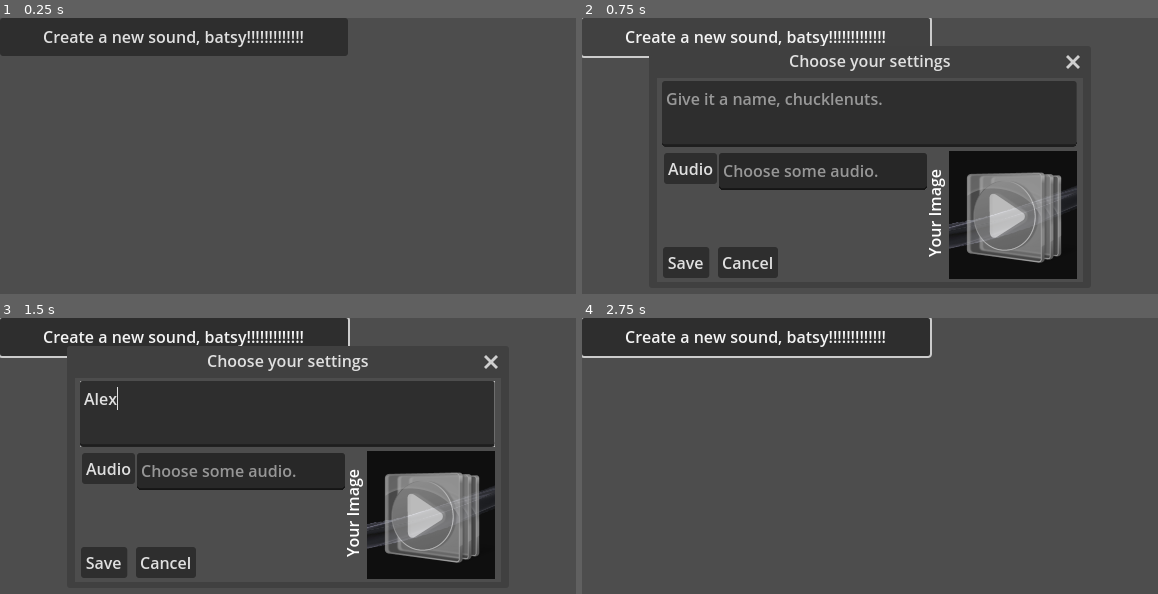
Above: before the commit, frames 1-4 (two rows, left to right).
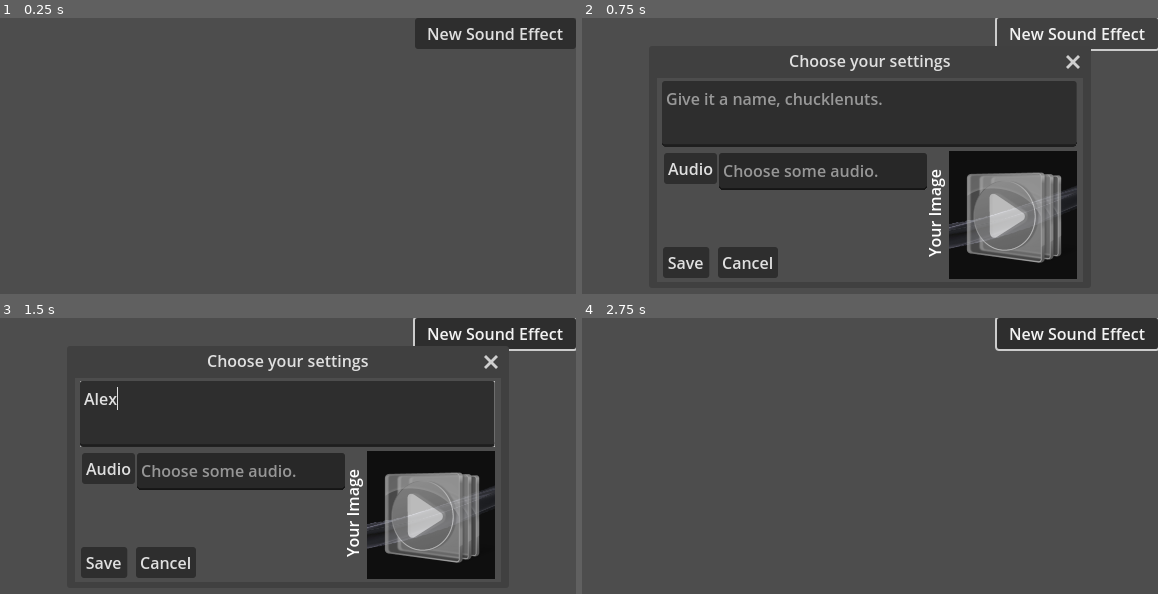
Above: after the commit, the same moments.

Repository: Pacomatic1/Pacos_Simple_GD_Soundboard
Game: Godot game, scene res://assets/scenes/playloadwindow/playaudiowindow.tscn
Two runs of this game, one before a commit and one after it. Both use one fixed random seed, a clock stepped at 60 frames per second and the inputs below.
Inputs (mouse positions are in pixels of both pictures, inside the frame that each line leads up to):
- Up to frame 1 (0.25 s): no input
- Up to frame 2 (0.75 s): click "Create a new sound, batsy!!!!…" (after the commit: "New Sound Effect") at 0.5 s
- Up to frame 3 (1.5 s): click (288, 414) at 1.27 s; type "Alex" at 1.35 s
- Up to frame 4 (2.75 s): click "Save" at 2 s

The runs differ from the first frame. In frame 1, 11% of the frame differs, in the area x 0-100%, y 0-14%; in frame 2, 1.5%; in frame 3, 9.5%; in frame 4, 12%, in the area x 0-100%, y 0-15%.

Commit message:
UI and Image start
Started on image saving, and also did some touch-ups to the user interface.
If you can call it that.

Diff:
--- a/assets/scenes/globalmodule/globalthingscode.gd
+++ b/assets/scenes/globalmodule/globalthingscode.gd
@@ -21,8 +21,7 @@
 	titlefile.store_string(SoundTitle)
 	emit_signal("sound_has_been_saved")
 	# Now for the image.
-	var ImageToStore = Image.new()
-	Image.load_from_file(ImagePath)
+	var ImageToStore = Image.load_from_file(ImagePath)
 	# TODO: Convert from thingy to PNG
 	ImageToStore.save_png("user://profiles/" + CurrentProfile + "/soundeffects/" + UniqueSoundID + "/")
 	print("Save complete.")
--- a/assets/scenes/playloadwindow/playaudiowindow.tscn
+++ b/assets/scenes/playloadwindow/playaudiowindow.tscn
@@ -7,25 +7,33 @@
 
 [node name="UIparent" type="Control" parent="."]
 layout_mode = 3
-anchors_preset = 8
-anchor_left = 0.5
-anchor_top = 0.5
-anchor_right = 0.5
-anchor_bottom = 0.5
-offset_left = -288.0
-offset_top = -162.0
-offset_right = 288.0
-offset_bottom = 162.0
+anchor_left = 1.176
+anchor_top = 1.16
+anchor_right = 1.176
+anchor_bottom = 1.16
+offset_left = -677.376
+offset_top = -375.84
+offset_right = -101.376
+offset_bottom = -51.84
 grow_horizontal = 2
 grow_vertical = 2
+
+[node name="Control" type="Control" parent="UIparent"]
+anchors_preset = 0
+offset_right = 40.0
+offset_bottom = 40.0
 
 [node name="Button" type="Button" parent="UIparent"]
 layout_mode = 1
 anchors_preset = -1
-anchor_right = 0.604
-anchor_bottom = 0.117
-offset_right = 0.0959778
-offset_bottom = 0.0919991
-text = "Create a new sound, batsy!!!!!!!!!!!!!"
+anchor_left = 1.0
+anchor_right = 1.0
+anchor_bottom = 0.096
+offset_left = -160.992
+offset_bottom = -0.104
+grow_horizontal = 0
+tooltip_text = "Used to create a new sound for your soundboard."
+theme_override_font_sizes/font_size = 0
+text = "New Sound Effect"
 
 [connection signal="pressed" from="UIparent/Button" to="." method="when_new_sound_button_pressed"]
